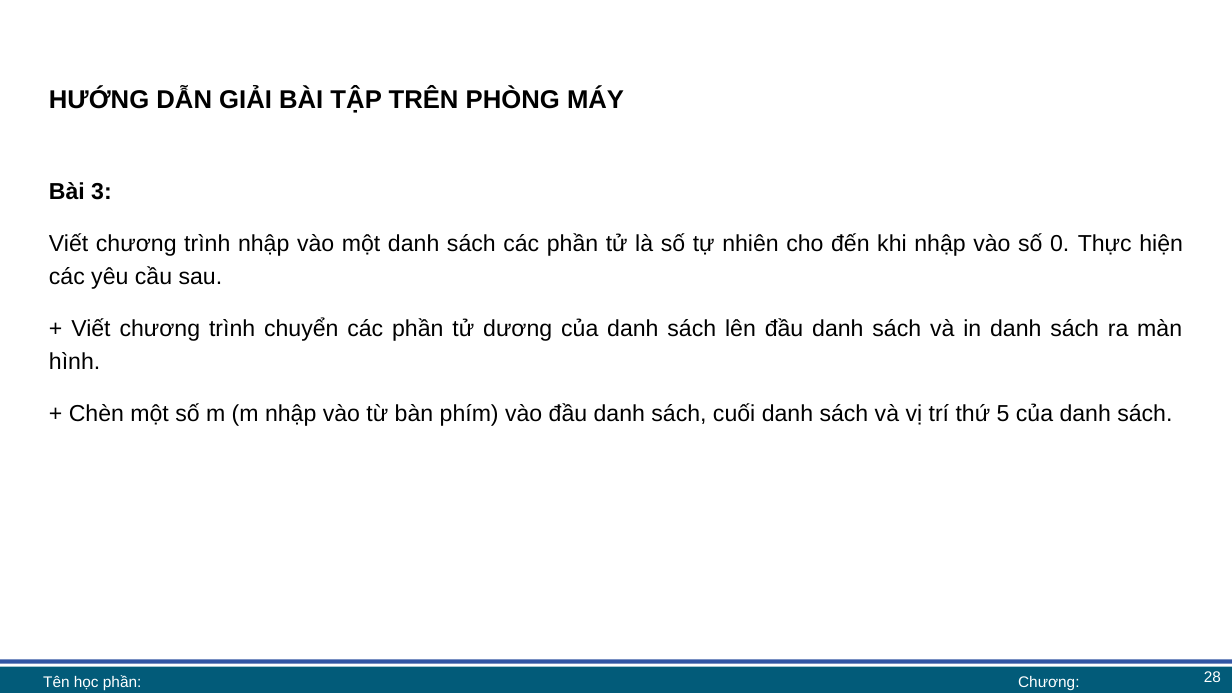
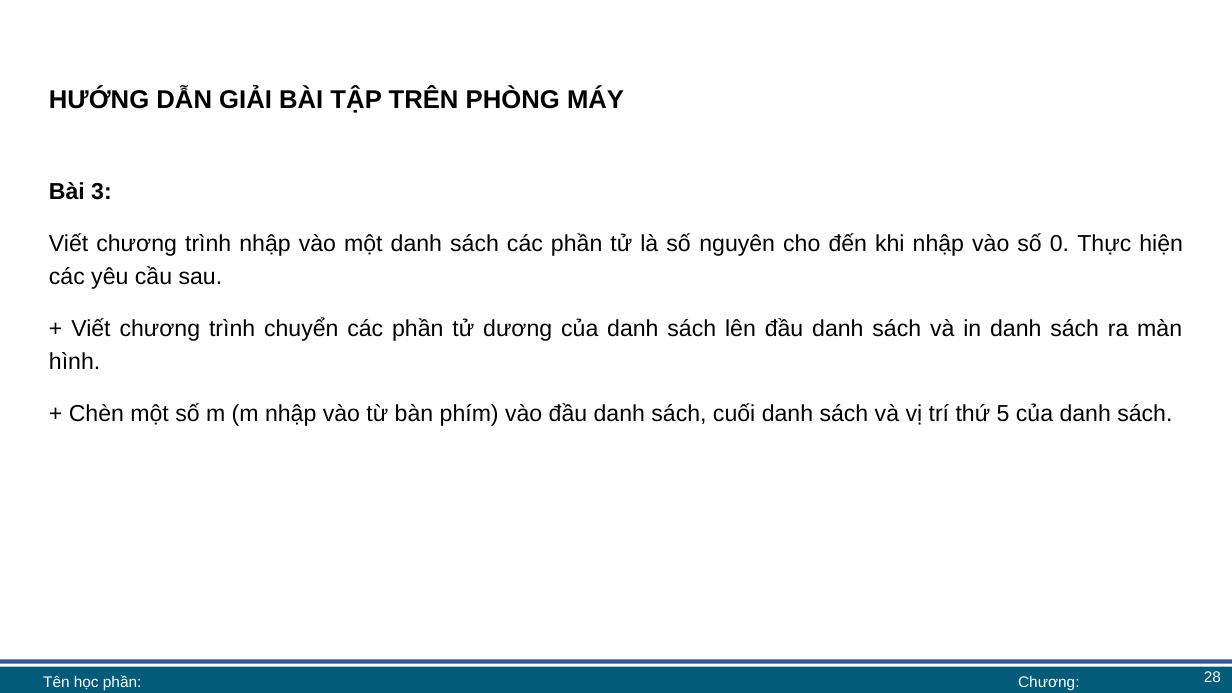
Before and after one commit to lhaaaaa/17A2-Ca-chieu, a slide deck: slide 28 of Lab 6 + 7/Lab 6 bài giảng.pptx. Drawn at 1232x693 pixels with LibreOffice and Linux fonts; fonts in the diff are those of the drawing; background and template pictures are left out. Boxes give left, top, right and bottom in pixels: in the first picture for what was removed or moved away, otherwise in the second. Text is boxed around its words. In the diff, an @@ line names an element or a change of style, - is before the commit and + after.

```diff
--- a/Lab 6 + 7/Lab 6 bài giảng.pptx
+++ b/Lab 6 + 7/Lab 6 bài giảng.pptx
@@ text at (49,233,1183,289): text changed @@
-Viết chương trình nhập vào một danh sách các phần tử là số tự nhiên cho đến khi nhập vào số 0. Thực hiện các yêu cầu sau.
+Viết chương trình nhập vào một danh sách các phần tử là số nguyên cho đến khi nhập vào số 0. Thực hiện các yêu cầu sau.
```
Also in this commit, not shown: 12 other slides changed, 3 other files.
